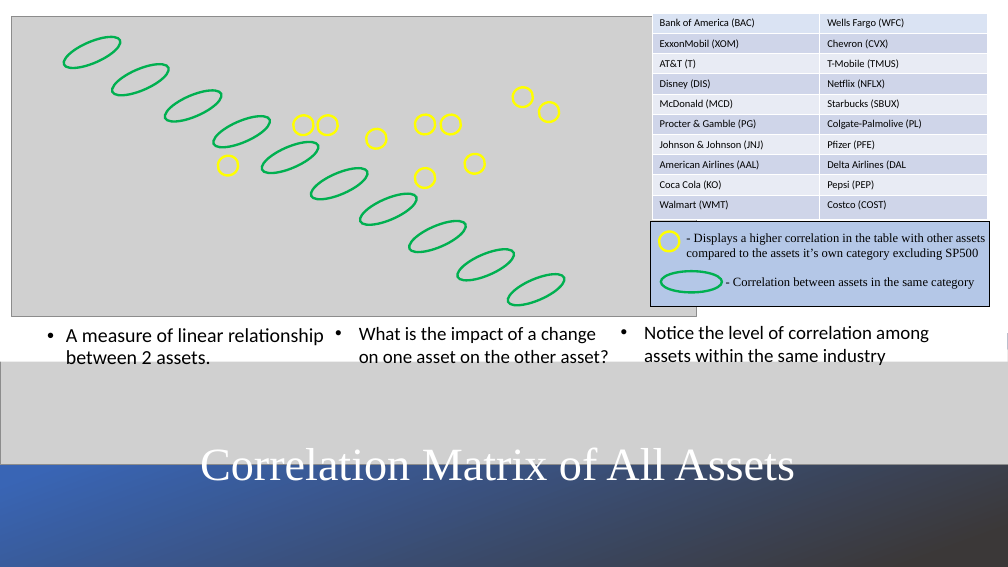
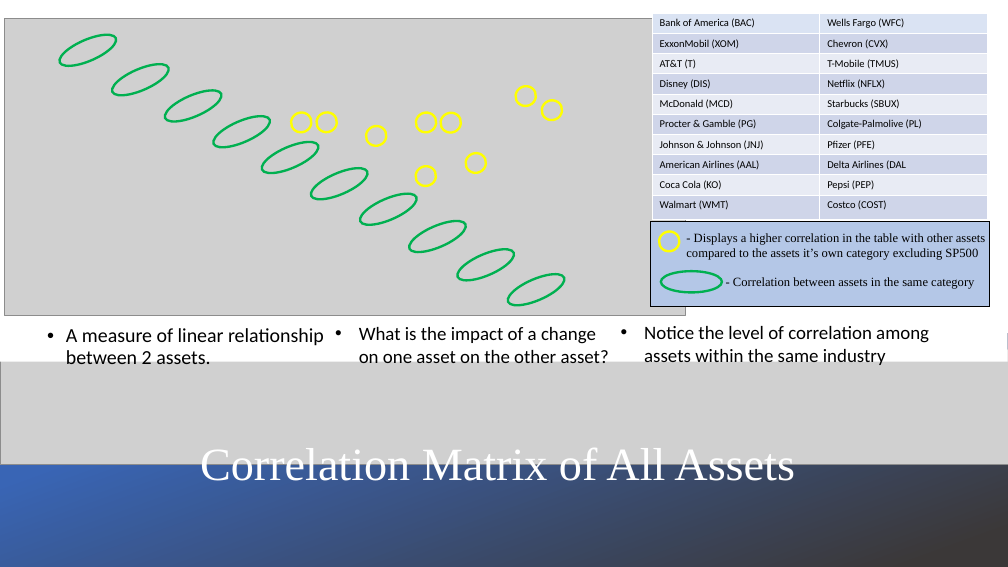
Before and after one commit to claybeaver/Group9_Project1, a slide deck: slide 10 of Final_Presentation.pptx. Drawn at 1008x567 pixels with LibreOffice and Linux fonts; fonts in the diff are those of the drawing; grey boxes stand for pictures. Boxes give left, top, right and bottom in pixels: in the first picture for what was removed or moved away, otherwise in the second. Text is boxed around its words. In the diff, an @@ line names an element or a change of style, - is before the commit and + after.

```diff
--- a/Final_Presentation.pptx
+++ b/Final_Presentation.pptx
@@ picture: place and size @@
-picture at bbox=[11, 17, 696, 317]
+picture at bbox=[5, 18, 685, 316]
@@ ellipse: place and size @@
-ellipse at bbox=[60, 30, 124, 74]
+ellipse at bbox=[56, 28, 120, 72]
@@ ellipse removed at bbox=[215, 153, 241, 179] @@
```
Also in this commit, not shown: 4 other slides changed, 5 other files.
